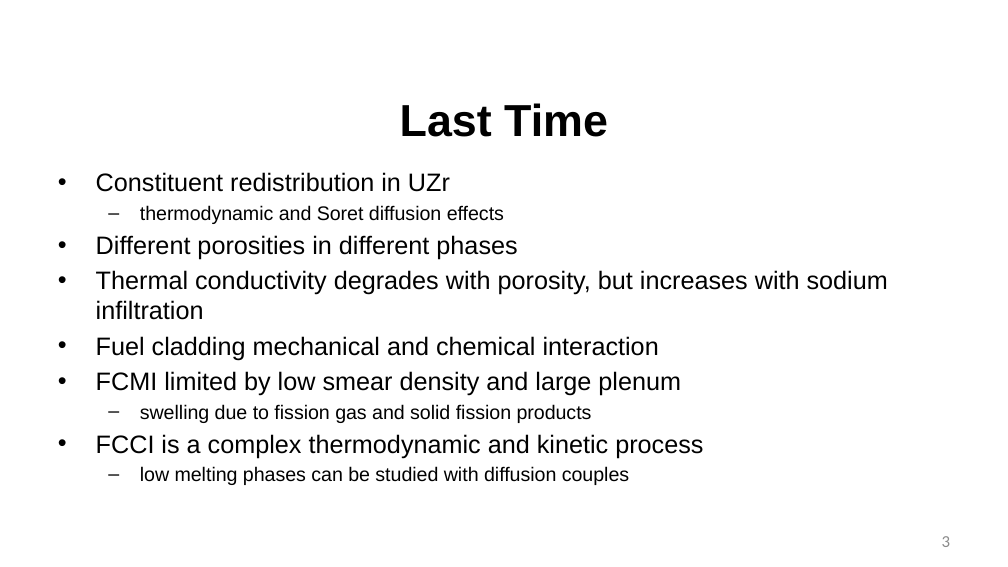
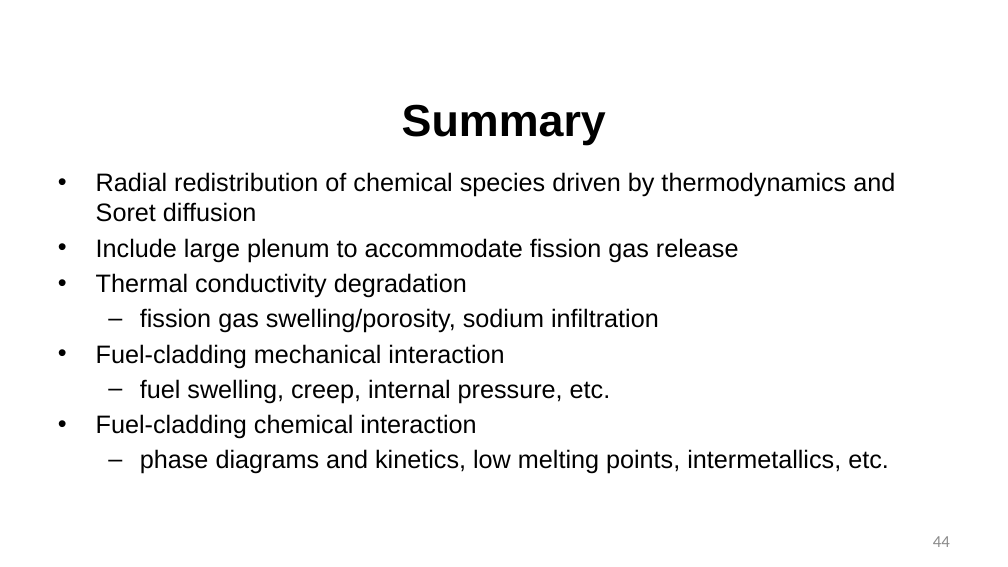
Before and after one commit to benbeeler/TEACHING, a slide deck: slide 44 of Advanced Reactor Materials/Fall2025/Lec9_SFRs.pptx (slide 3 before the commit). Drawn at 1008x567 pixels with LibreOffice and Linux fonts; fonts in the diff are those of the drawing; background and template pictures are left out. Boxes give left, top, right and bottom in pixels: in the first picture for what was removed or moved away, otherwise in the second. Text is boxed around its words. In the diff, an @@ line names an element or a change of style, - is before the commit and + after.

```diff
--- a/Advanced Reactor Materials/Fall2025/Lec9_SFRs.pptx
+++ b/Advanced Reactor Materials/Fall2025/Lec9_SFRs.pptx
@@ title at <box>402,104,606,145</box>: text changed @@
-Last Time
+Summary
@@ text at <box>96,172,895,474</box>: text changed @@
-• Constituent redistribution in UZr
-  – thermodynamic and Soret diffusion effects
-• Different porosities in different phases
-• Thermal conductivity degrades with porosity, but increases with sodium infiltration
-• Fuel cladding mechanical and chemical interaction
-• FCMI limited by low smear density and large plenum
-  – swelling due to fission gas and solid fission products
-• FCCI is a complex thermodynamic and kinetic process
-  – low melting phases can be studied with diffusion couples
+• Radial redistribution of chemical species driven by thermodynamics and Soret diffusion
+• Include large plenum to accommodate fission gas release
+• Thermal conductivity degradation
+  – fission gas swelling/porosity, sodium infiltration
+• Fuel-cladding mechanical interaction
+  – fuel swelling, creep, internal pressure, etc.
+• Fuel-cladding chemical interaction
+  – phase diagrams and kinetics, low melting points, intermetallics, etc.
@@ page number at <box>933,536,950,547</box>: text changed @@
-3
+44
```
Also in this commit, not shown: 3 other slides changed, 39 slides added, 30 slides removed, 27 other files.
